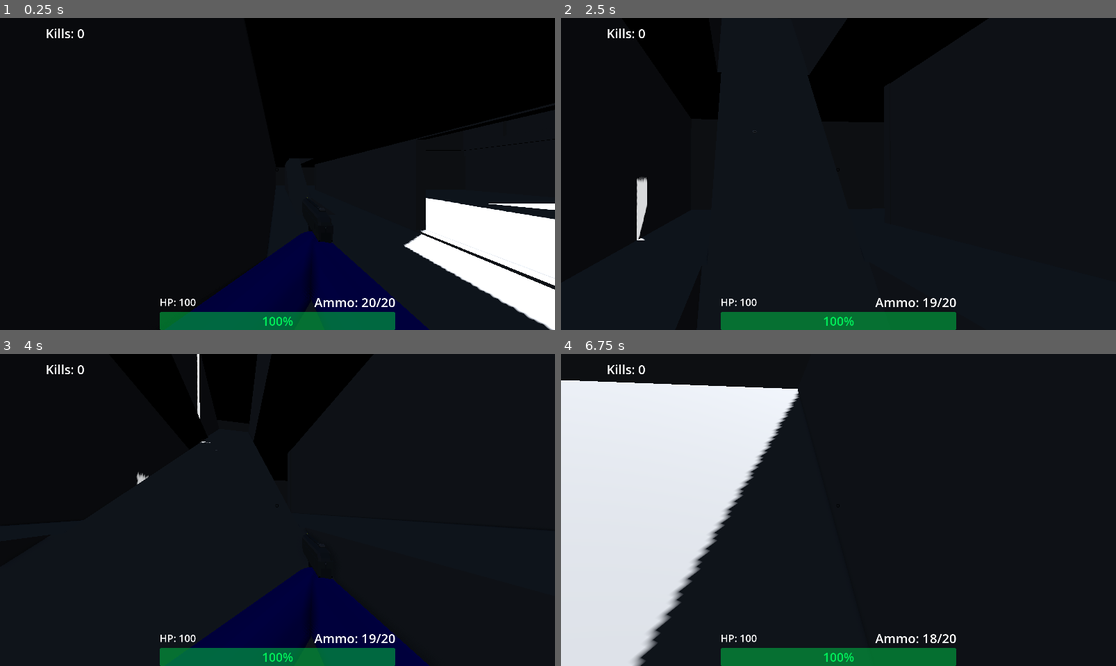
Above: before the commit, frames 1-4 (two rows, left to right).
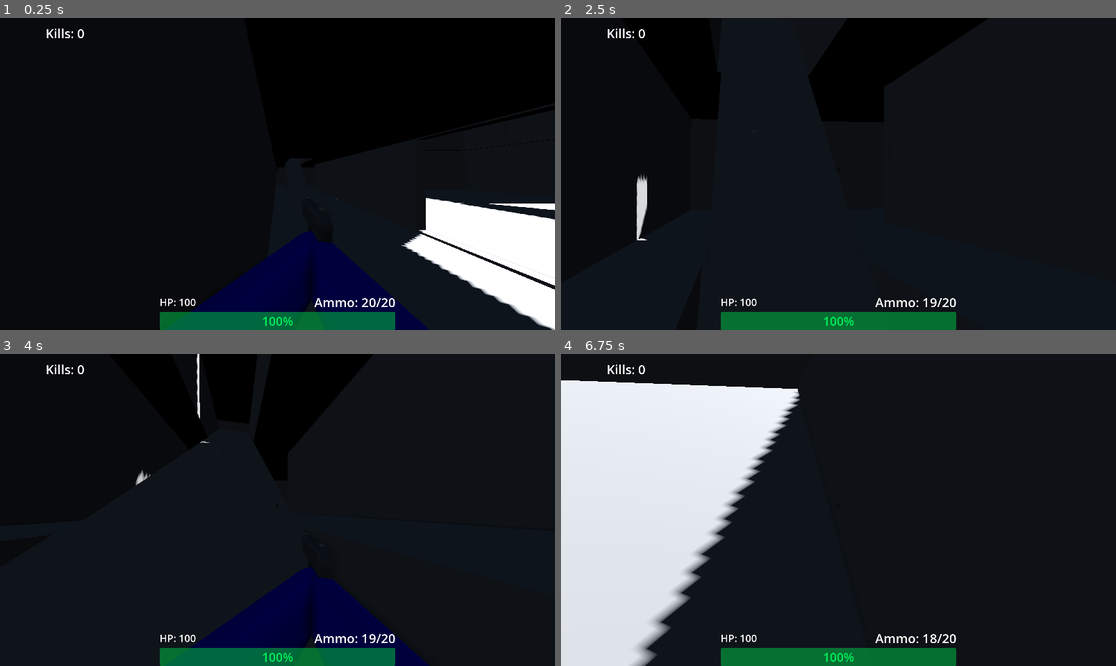
Above: after the commit, the same moments.

Repository: SaebyulH/multiplayer-game
Game: Godot game, scene res://game.tscn
Two runs of this game, one before a commit and one after it. Both use one fixed random seed, a clock stepped at 60 frames per second and the inputs below. This scene is started directly instead of the project's main scene. A sky picture missing from this copy of the repository is replaced by a grey-blue gradient.
Inputs (mouse positions are in pixels of both pictures, inside the frame that each line leads up to):
- Up to frame 1 (0.25 s): no input
- Up to frame 2 (2.5 s): move the mouse to (866, 174) at 0.52 s; hold Right mouse button (ads) 0.53-1.28 s; hold W (forward) from 0.53 s (still down); tap Space (jump) at 0.77, 1.52 s; move the mouse to (810, 174) at 1.27 s; click (810, 174) at 1.35 s; move the mouse to (849, 167) at 2.02 s; hold Mouse wheel down (weapon_next) from 2.03 s (still down)
- Up to frame 3 (4 s): keep holding W (forward); move the mouse to (271, 516) at 2.77 s; release Mouse wheel down (weapon_next) at 2.78 s; tap Mouse wheel up (weapon_prev) at 2.85 s; tap Space (jump) at 3.02, 3.77 s; move the mouse to (316, 513) at 3.52 s; hold Right mouse button (ads) from 3.53 s (still down)
- Up to frame 4 (6.75 s): move the mouse to (794, 506) at 4.27 s; release Right mouse button (ads) at 4.28 s; click (794, 506) at 4.35 s; tap Space (jump) at 4.52, 6.02 s; move the mouse to (844, 510) at 5.02 s; hold Mouse wheel down (weapon_next) 5.03-5.78 s; move the mouse to (816, 503) at 5.77 s; release W (forward) at 5.78 s; hold D (right) 5.78-6.53 s; tap Mouse wheel up (weapon_prev) at 5.85 s; move the mouse to (866, 510) at 6.52 s; hold W (forward) from 6.53 s (still down); hold Right mouse button (ads) from 6.53 s (still down)

The runs differ from the first frame. In frame 1, 0.3% of the frame differs, in the area x 60-100%, y 57-100%; in frame 2, less than 0.1%; in frame 3, less than 0.1%; in frame 4, 1.4%, in the area x 13-44%, y 12-100%.

Commit message:
Update game.tscn

Diff:
--- a/game.tscn
+++ b/game.tscn
@@ -2,6 +2,8 @@
 
 [ext_resource type="Script" uid="uid://iefbpqgwinon" path="res://game.gd" id="1_80nbo"]
 [ext_resource type="Texture2D" uid="uid://mnu41vwdqady" path="res://citrus_orchard_road_puresky_1k.exr" id="2_e2o6t"]
+[ext_resource type="PackedScene" uid="uid://bg3yvptu2ojlf" path="res://weapon_crate.tscn" id="3_fc0e3"]
+[ext_resource type="PackedScene" uid="uid://dgonpuubl7xqa" path="res://sniper.tscn" id="4_7jktm"]
 
 [sub_resource type="PanoramaSkyMaterial" id="PanoramaSkyMaterial_feb5d"]
 panorama = ExtResource("2_e2o6t")
@@ -221,3 +223,7 @@
 transform = Transform3D(1, 0, 0, 0, 1, 0, 0, 0, 1, 26.557549, 13.205529, 6.789177)
 operation = 2
 size = Vector3(7, 3, 11.876953)
+
+[node name="WeaponCrate" parent="." unique_id=1565253267 instance=ExtResource("3_fc0e3")]
+transform = Transform3D(1, 0, 0, 0, 1, 0, 0, 0, 1, 6.4333253, -4.779674, 20.461552)
+weapon_scene = ExtResource("4_7jktm")
